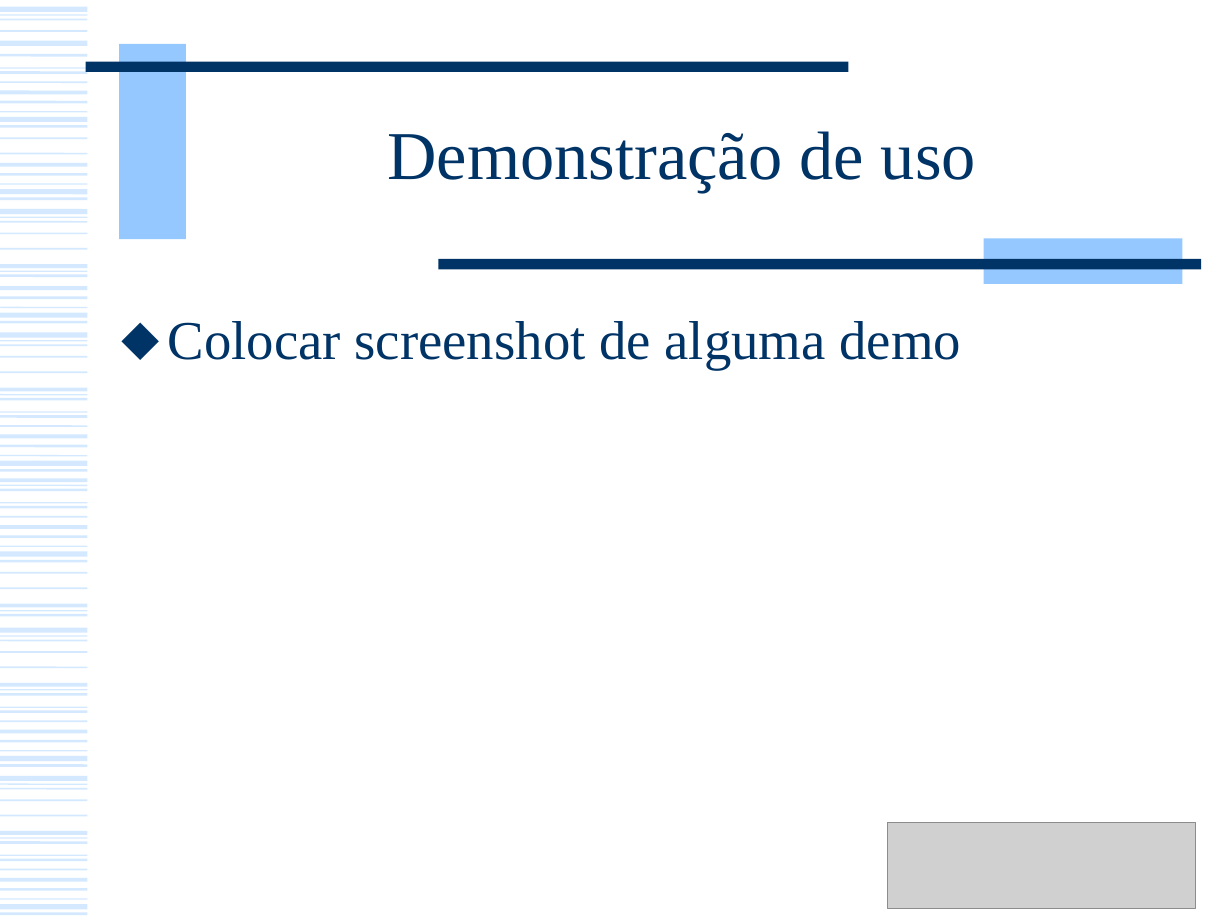
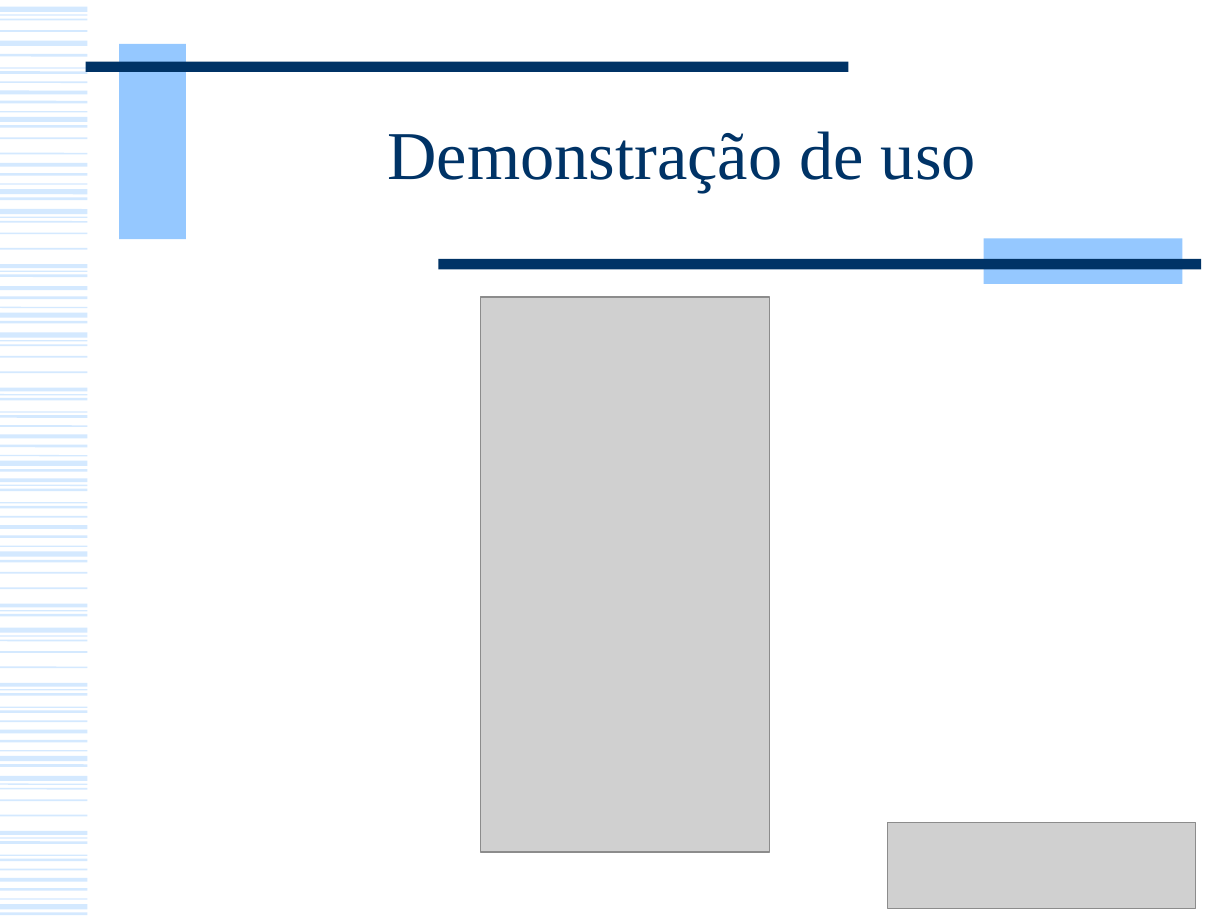
Before and after one commit to andrecurvello/tests-zingarelli, a slide deck: slide 6 of 2-Disciplinas/HCI/Monografia-Ferramenta-Prototipacao/Apresentacao-Cacoo.ppt. Drawn at 1232x924 pixels with LibreOffice and Linux fonts; fonts in the diff are those of the drawing; grey boxes stand for pictures. Boxes give left, top, right and bottom in pixels: in the first picture for what was removed or moved away, otherwise in the second. Text is boxed around its words. In the diff, an @@ line names an element or a change of style, - is before the commit and + after.

```diff
--- a/2-Disciplinas/HCI/Monografia-Ferramenta-Prototipacao/Apresentacao-Cacoo.ppt
+++ b/2-Disciplinas/HCI/Monografia-Ferramenta-Prototipacao/Apresentacao-Cacoo.ppt
@@ picture added at (x1=480, y1=297, x2=770, y2=853) @@
@@ text removed at (x1=168, y1=321, x2=961, y2=369) @@
-⬥ Colocar screenshot de alguma demo
```
Also in this commit, not shown: 5 other slides changed, 2 slides added, 4 other files.
